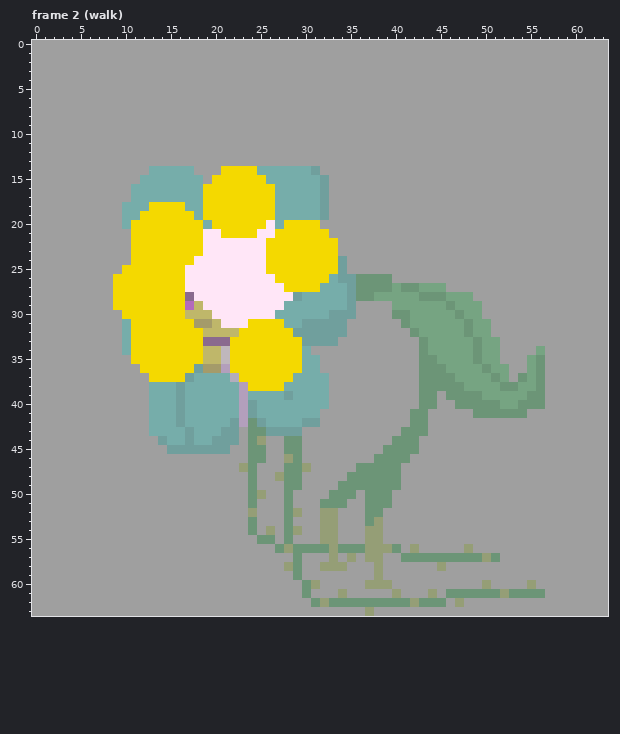
Two versions of one pixel-art file, Art/Sprites/flor-malvada.ase. Above: the version before the commit.
64x64 pixels, 16 frames. Colours within 5 levels of each other are drawn and written as one. Shown: frame 2 (walk). The commit also changed other frames, which this record leaves out.
After the commit:
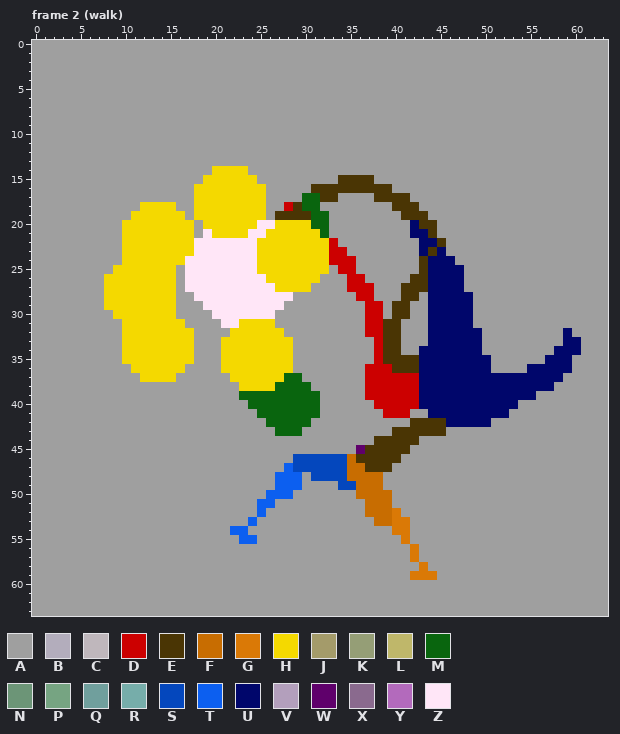
Palette (. is transparent): A #9f9f9f  B #b3adbc  C #bfb7bc  D #cc0000  E #4a3504  F #c86d01  G #da7906  H #f4d900  J #a49b6a  K #959e76  L #bfb76a  M #09650e  N #6c9577  P #76a482  Q #709f9d  R #76adaa  S #0447bd  T #0c5ff0  U #00066b  V #b39fbc  W #5f006b  X #8a6a8e  Y #b36abc  Z #ffe6f7
Log entry: 🎨 definicao da silhueta da perna da florzinha
Diff:
layer "florzinha" now hidden
layer "quadril" now shown
layer "braco traseiro" now shown
layer "perna traseira" added
layer "perna frontal" now shown
layer "tronco" now shown
layer "folhinha" now shown
layer "braco frontal" now shown
Changed rows in their new state; - is an unchanged pixel.
Frame 2 (walk):
first column x 8:
14 -----AAAAA--H---AAAAAAAA-----------------------------
15 ----AAAAAAAH-----AAAAAAAA-EEEE-----------------------
16 ---AAAAAAAH-------AAAAAEEEEEEEEE---------------------
17 ---AAAAAAAH-------AAAAMMEE----EEEE-------------------
18 --AAH---AAH-------AADEMMA-------EEE------------------
19 --AH-----AH-------AEEEEMM--------EEE-----------------
20 --H-------AH-----Z-H---MM---------UEE----------------
21 --H-------A-H---Z-H-----M---------UUE----------------
22 --H-------Z------H-------D---------UUE---------------
23 --H-------Z------H-------DD--------UEU---------------
24 --H------Z-------H-------DDD-------EUUU--------------
25 -H------A--------H-------ADD-------EUUUU-------------
26 H-------A---------H-----AAADDAAA--EEUUUU-------------
27 H-------A----------H---AAAADDDAAAEEEUUUU-------------
28 H-------AA-----------AAAAAAADDAAAEEAUUUUU------------
29 H-------AAA---------AAAAAAAA-DD-EEAAUUUUUA-----------
30 -H------AAAA-------AAAAAAAAA-DD-EEAAUUUUUA-----------
31 --H------AAAA--H---AAAAAAAA--DDEEAAAUUUUUAA----------
32 --H-------AAAAH-----AAAAAAA--DDEE-AAUUUUUUA--------U-
33 --H-------AAAH-------AAAAA----DEE--AUUUUUUAA-------UU
34 --H-------AAAH-------AA-------DEE--UUUUUUUAA----A-UUU
35 --H-------AAAH-------AAA------DEEEEUUUUUUUUA---AAUUU-
36 ---H-----AAAAH-------AAA-----DDDEEEUUUUUUUUAA--UUUUU-
37 ----H---AAAAAAH-----MMAAA----DDDDDDUUUUUUUUUUUUUUUU--
38 -----AAAAAAAAAAH---MMMMAA----DDDDDDUUUUUUUUUUUUUUU---
39 -----AAAAAAAAAAMMMMMMMMMA----DDDDDDUUUUUUUUUUUUUA----
40 -----AAAAAAAAAAAMMMMMMMMA-----DDDDDUUUUUUUUUUUAAA----
41 -----AAAAAAAAAAAAMMMMMMM-------DDDAAUUUUUUUUUAA------
42 -----AAAAAAAAAAAAAMMMMMA----------EEEEUUUUU----------
43 -----AAAAAAAAAA-AAAMMM----------EEEEEE---------------
44 ------AAAAAAAAA-AA--AA--------EEEEE------------------
45 -------AAAAAAA--AA--AA------WEEEEEA------------------
46 ----------------AA--ASSSSSSFEEEEEA-------------------
47 ---------------AA---TSSSSSSFFEEEA--------------------
48 ----------------A--TTT-SSSSFFFFAA--------------------
49 ----------------A--TTT----SSFFFAA--------------------
50 ----------------AATTT----AAAFFFF---------------------
51 ----------------ATT-A---AAA--FFF---------------------
52 ----------------AT--AA--AA---FFFG--------------------
53 ----------------T---A---AA---AFFGG-------------------
54 --------------TTA-A-AA--AA---AA-GG-------------------
55 ---------------TTAA-A---AA---AA--G-------------------
56 -------------------AAAAAAAAAAAAAA-G-----A------------
57 ---------------------A---A-A-AA--AGAAAAAAAAA---------
58 --------------------AA--AAA---A----G-A---------------
59 ---------------------A--------A---GGG----------------
60 ----------------------AA-----AAA----------A----A-----
61 ----------------------A---A-----A---A-AAAAAAAAAAA----
62 -----------------------AAAAAAAAAAAAAAA-A-------------
63 -----------------------------A-----------------------
Changed places in both pictures, as pixel boxes (x1, y1, x2, y2):
changed: (104, 166, 581, 616)
